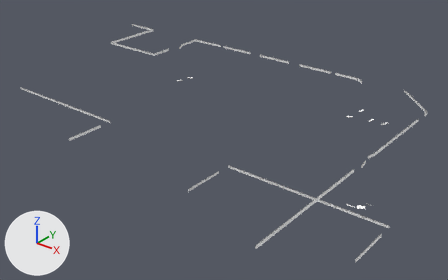
Renders of the FBX model Airport_HTC.Prototype/Assets/Art/proto_models/structure_railings.fbx from each side of a commit.
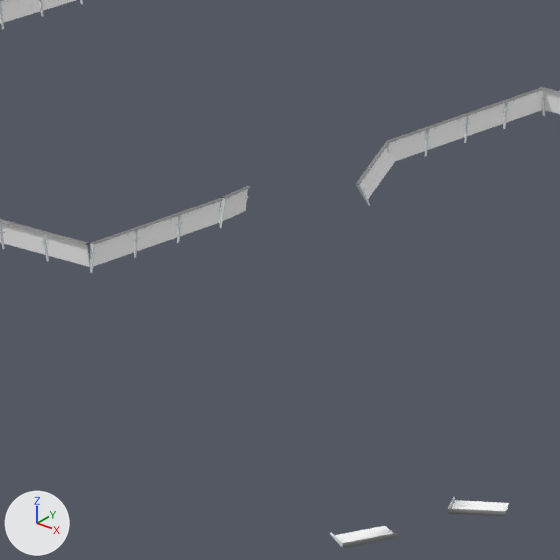
Each version is shown whole from a 50 mm lens placed at (112.1, -106.4, 77.9), pointed at (9.5, 21.8, -1.6), then close up on the part from 33% to 44% of the width and 11% to 30% of the height. Lighting does not change. The marker at lower left points along +X, +Y and +Z. Where no turn or scale is listed for an object, it has been applied to the vertices. Vertices at the same position are counted once.

In view in the first close-up: 'structure_railings'.
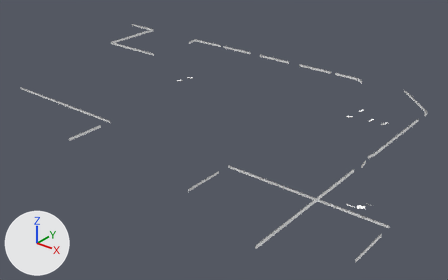
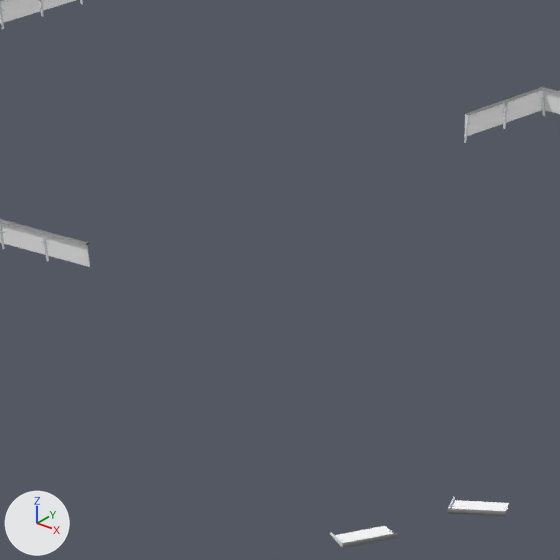
Edits to the scene script, one JSON object a line:
```json
{"block": "me_mesh", "where": "# used by ob_structure_railings; location = (0.0, 0.0, 0.0)"}
{"op": "remove", "block": "me_mesh", "code": "me_mesh.from_pydata(...)  # 10590 vertices, 12078 faces; spans x -70.0..68.0, y -29.6..64.4, z -1.1..11.0"}
{"op": "add", "block": "me_mesh", "code": "me_mesh.from_pydata(...)  # 10162 vertices, 11606 faces; spans x -70.0..68.0, y -29.6..64.4, z -1.1..11.0"}
{"block": "me_mesh", "change": "me_mesh part 1: 55 loose pieces with 408 vertices, spanning x -36.7..-35.7, y 39.9..58.0, z 9.1..11.0, are deleted"}
{"block": "me_mesh", "change": "me_mesh part 2"}
{"block": "me_mesh", "change": "20 vertices are removed from x -36.0..-35.8, y 40.0..42.0, z 10.0..11.0"}
{"block": "me_mesh", "change": "28 faces are deleted"}
{"block": "me_mesh", "change": "6 new faces join them, mat_dark_plastic1 (grey #838383)"}
```

Where the change shows, as pixel boxes [x1, y1, x2, y2] in the close-ups (560 x 560 px):
```json
{"part": 1, "of": "me_mesh", "change": "deleted", "before": [86, 114, 468, 267]}
{"part": 2, "of": "me_mesh", "change": "cut back", "before": [46, 228, 138, 273], "after": [46, 231, 90, 245]}
```
